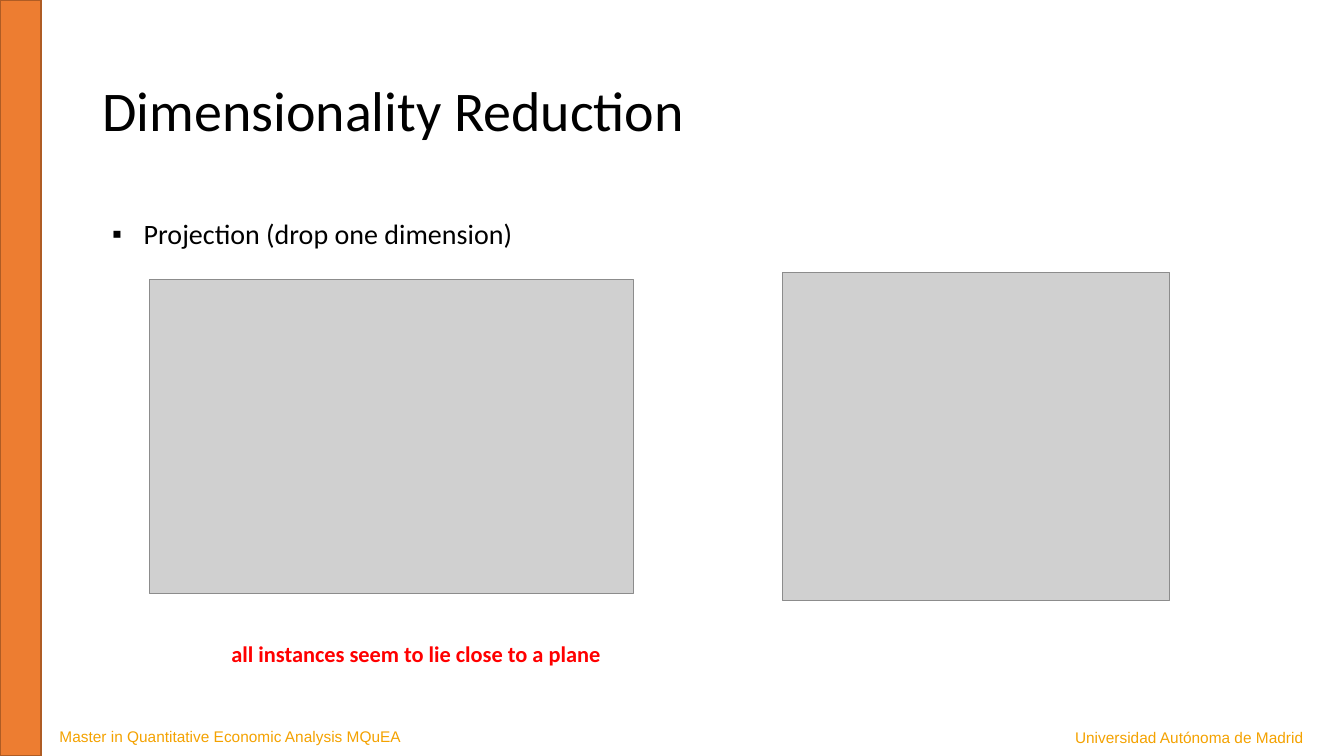
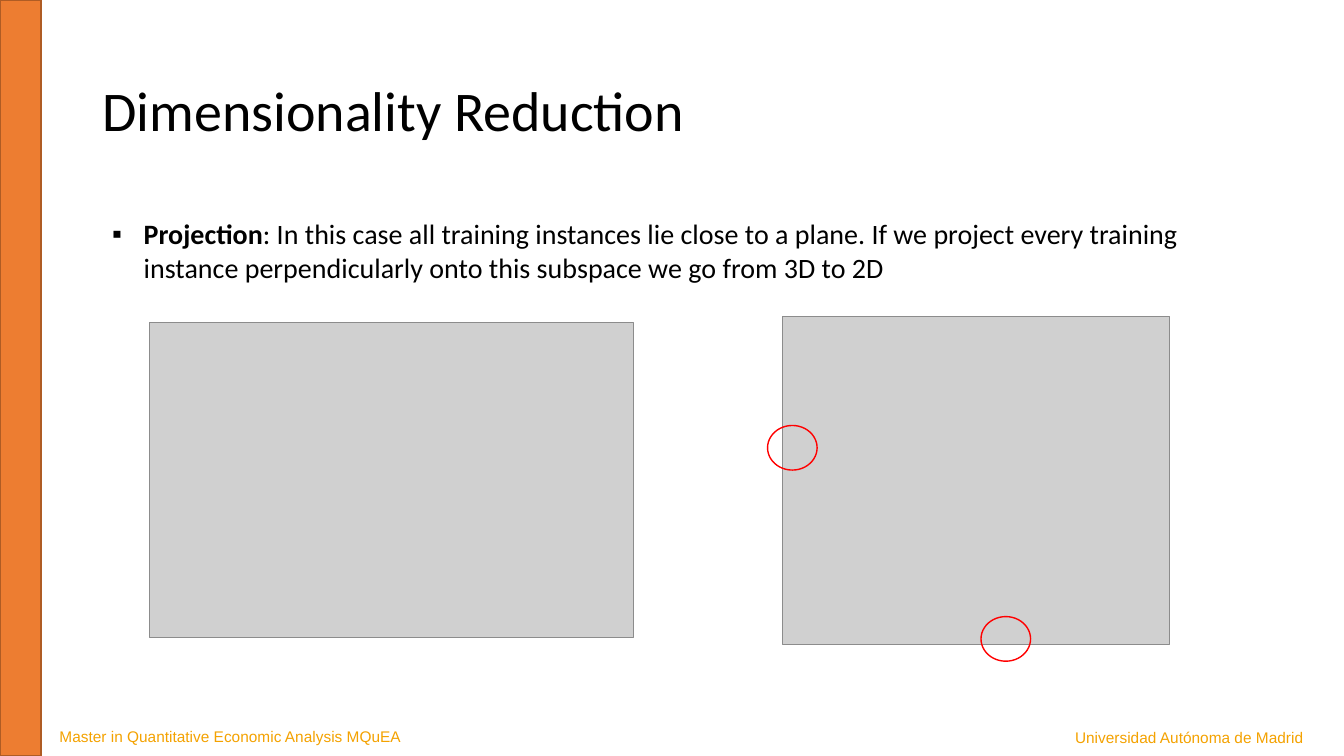
Before and after one commit to JavierBas/IMLEF-MQuEA, a slide deck: slide 5 of Course content/Slides/Topic 7 - Dimensionality reduction.pptx. Drawn at 1344x756 pixels with LibreOffice and Linux fonts; fonts in the diff are those of the drawing; grey boxes stand for pictures. Boxes give left, top, right and bottom in pixels: in the first picture for what was removed or moved away, otherwise in the second. Text is boxed around its words. In the diff, an @@ line names an element or a change of style, - is before the commit and + after.

```diff
--- a/Course content/Slides/Topic 7 - Dimensionality reduction.pptx
+++ b/Course content/Slides/Topic 7 - Dimensionality reduction.pptx
@@ text at bbox=[144, 224, 1177, 283]: text changed @@
-▪ Projection (drop one dimension)
+▪ Projection: In this case all training instances lie close to a plane. If we project every training instance perpendicularly onto this subspace we go from 3D to 2D
@@ picture: place and size @@
-picture at bbox=[149, 279, 633, 594]
+picture at bbox=[149, 323, 633, 637]
@@ picture: place and size @@
-picture at bbox=[782, 272, 1170, 601]
+picture at bbox=[782, 317, 1170, 645]
@@ ellipse added at bbox=[767, 425, 817, 470], outline #FF0000 1 pt @@
@@ ellipse added at bbox=[981, 617, 1030, 661], outline #FF0000 1 pt @@
@@ text removed at bbox=[231, 646, 601, 666] @@
-all instances seem to lie close to a plane
```
Also in this commit, not shown: 5 other slides changed, 1 slide added, 2 slides removed, 6 other files.
